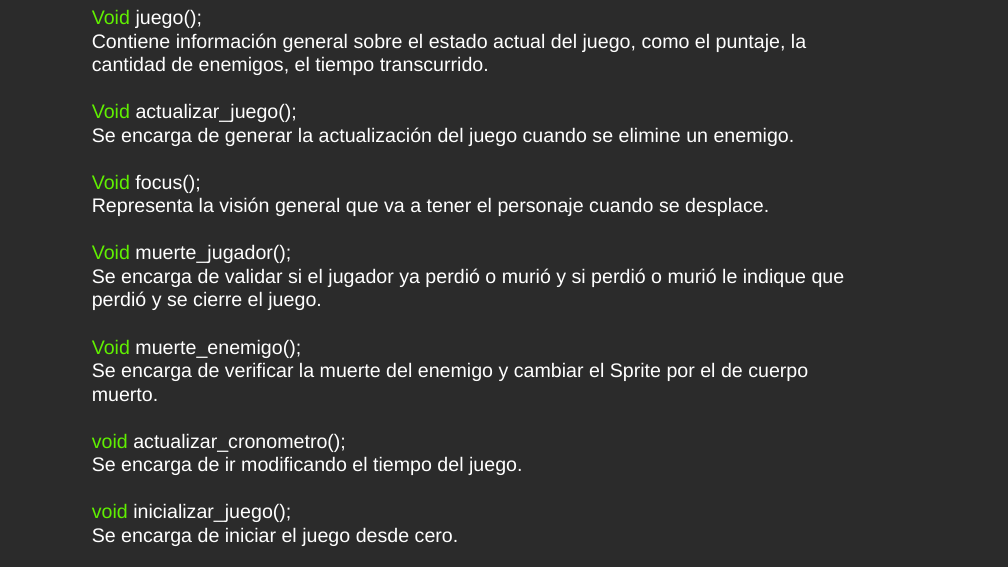
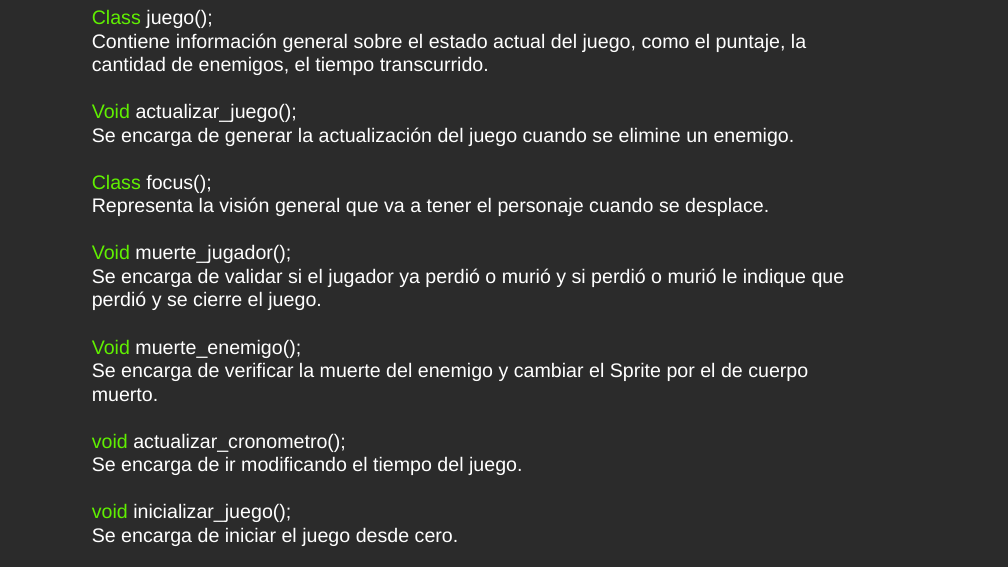
Before and after one commit to Jancarlos96/the_final_project, a slide deck: slide 14 of proyecto final.pptx. Drawn at 1008x567 pixels with LibreOffice and Linux fonts; fonts in the diff are those of the drawing; background and template pictures are left out; a plain dark background stands for a picture behind light text. Boxes give left, top, right and bottom in pixels: in the first picture for what was removed or moved away, otherwise in the second. Text is boxed around its words. In the diff, an @@ line names an element or a change of style, - is before the commit and + after.

```diff
--- a/proyecto final.pptx
+++ b/proyecto final.pptx
@@ text at (92, 9, 212, 28): text changed @@
-Void juego();
+Class juego();
@@ text at (92, 174, 211, 193): text changed @@
-Void focus();
+Class focus();
```
Also in this commit, not shown: 2 other slides changed.
